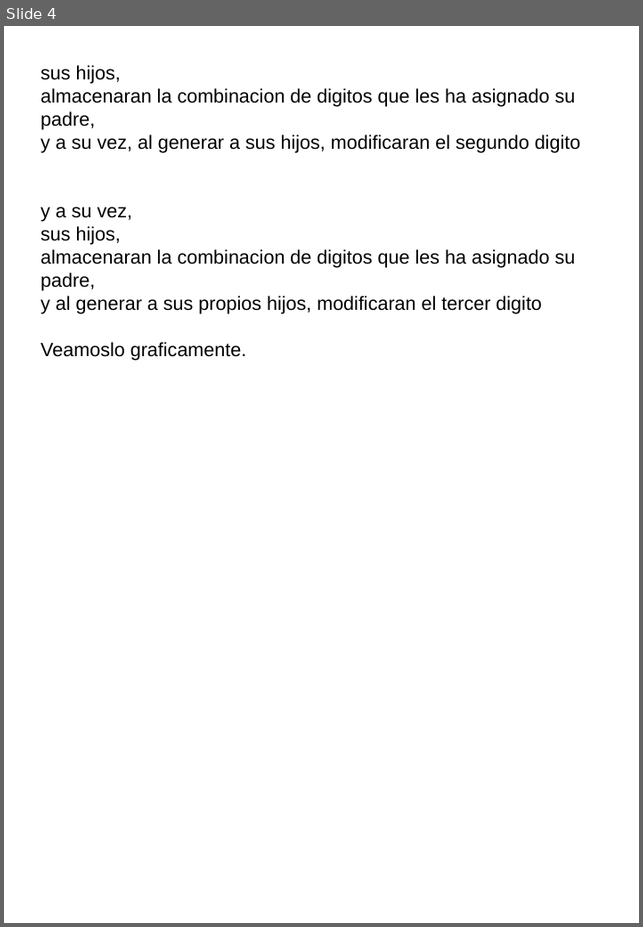
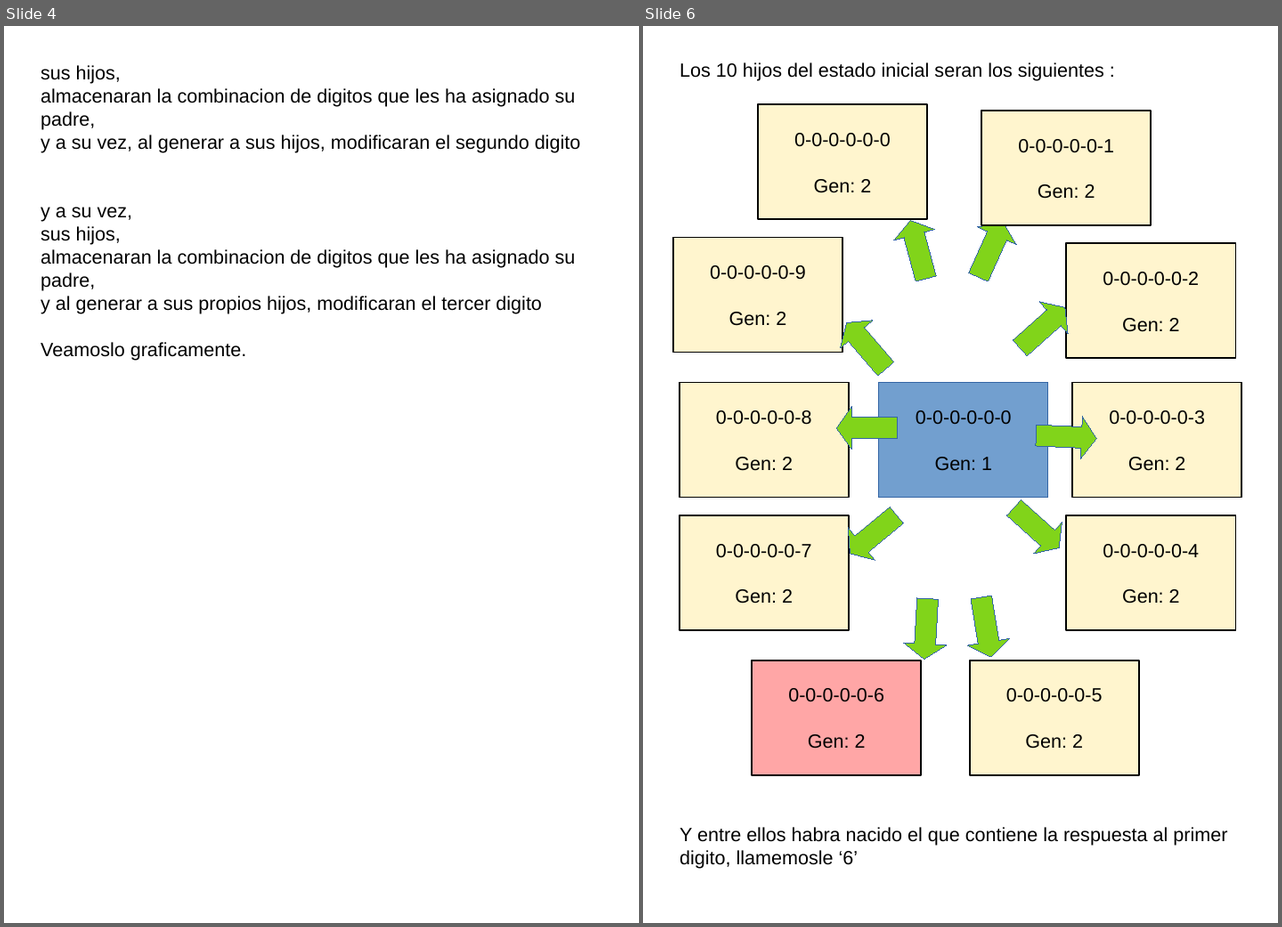
Before and after one commit to fabhrius/La-Cosa, a slide deck: capitulos/Otros ejemplos de resolucion de problemas/Ejemplos de resolucion de problemas mas complejos.odp. Shown side by side, each under a label of ours: slide 4 before the commit, slides 4 and 6 after it; the slides between them are not shown. The pictures are 643x927 and 1282x927 pixels, drawn with LibreOffice and Linux fonts; fonts in the diff are those of the drawing. Boxes give left, top, right and bottom in pixels: in the first picture for what was removed or moved away, otherwise in the second. Text is boxed around its words. In the diff, an @@ line names an element or a change of style, - is before the commit and + after.

```diff
--- a/capitulos/Otros ejemplos de resolucion de problemas/Ejemplos de resolucion de problemas mas complejos.odp
+++ b/capitulos/Otros ejemplos de resolucion de problemas/Ejemplos de resolucion de problemas mas complejos.odp
@@ slide 6 added at <box>643,26,1278,923</box>, background #FFFFFF @@
@@ text added at <box>679,62,1104,81</box>, 18 pt, text #000000 @@
+Los 10 hijos del estado inicial seran los siguientes :
@@ rectangle added at <box>758,104,927,219</box>, fill #FFF5CE, outline #000000 1.5 pt, 18 pt, text #000000 @@
+0-0-0-0-0-0
+Gen: 2
@@ rectangle added at <box>981,111,1150,225</box>, fill #FFF5CE, outline #000000 1.5 pt, 18 pt, text #000000 @@
+0-0-0-0-0-1
+Gen: 2
@@ rectangle added at <box>673,238,841,353</box>, fill #FFF5CE, outline #000000 1.5 pt, 18 pt, text #000000 @@
+0-0-0-0-0-9
+Gen: 2
@@ up arrow added at <box>890,215,946,284</box>, fill #81D41A, outline #3465A4 0 pt @@
@@ up arrow added at <box>959,214,1022,286</box>, fill #81D41A, outline #3465A4 0 pt @@
@@ rectangle added at <box>1066,243,1235,358</box>, fill #FFF5CE, outline #000000 1.5 pt, 18 pt, text #000000 @@
+0-0-0-0-0-2
+Gen: 2
@@ up arrow added at <box>1006,292,1079,364</box>, fill #81D41A, outline #3465A4 0 pt @@
@@ up arrow added at <box>830,309,902,382</box>, fill #81D41A, outline #3465A4 0 pt @@
@@ rectangle added at <box>679,383,848,498</box>, fill #FFF5CE, outline #000000 1.5 pt, 18 pt, text #000000 @@
+0-0-0-0-0-8
+Gen: 2
@@ rectangle added at <box>879,383,1047,498</box>, fill #729FCF, outline #3465A4 0 pt, 18 pt, text #000000 @@
+0-0-0-0-0-0
+Gen: 1
@@ rectangle added at <box>1072,383,1241,498</box>, fill #FFF5CE, outline #000000 1.5 pt, 18 pt, text #000000 @@
+0-0-0-0-0-3
+Gen: 2
@@ up arrow added at <box>836,406,897,449</box>, fill #81D41A, outline #3465A4 0 pt @@
@@ up arrow added at <box>1035,414,1098,459</box>, fill #81D41A, outline #3465A4 0 pt @@
@@ up arrow added at <box>836,499,910,570</box>, fill #81D41A, outline #3465A4 0 pt @@
@@ up arrow added at <box>1000,492,1073,564</box>, fill #81D41A, outline #3465A4 0 pt @@
@@ rectangle added at <box>679,516,848,630</box>, fill #FFF5CE, outline #000000 1.5 pt, 18 pt, text #000000 @@
+0-0-0-0-0-7
+Gen: 2
@@ rectangle added at <box>1066,516,1235,630</box>, fill #FFF5CE, outline #000000 1.5 pt, 18 pt, text #000000 @@
+0-0-0-0-0-4
+Gen: 2
@@ up arrow added at <box>903,598,948,661</box>, fill #81D41A, outline #3465A4 0 pt @@
@@ up arrow added at <box>960,594,1011,661</box>, fill #81D41A, outline #3465A4 0 pt @@
@@ rectangle added at <box>752,661,921,775</box>, fill #FFA6A6, outline #000000 1.5 pt, 18 pt, text #000000 @@
+0-0-0-0-0-6
+Gen: 2
@@ rectangle added at <box>969,661,1138,775</box>, fill #FFF5CE, outline #000000 1.5 pt, 18 pt, text #000000 @@
+0-0-0-0-0-5
+Gen: 2
@@ text added at <box>679,827,1227,869</box>, 18 pt, text #000000 @@
+Y entre ellos habra nacido el que contiene la respuesta al primer digito, llamemosle ‘6’
```
Also in this commit, not shown: 6 other slides added, 1 slide removed.
